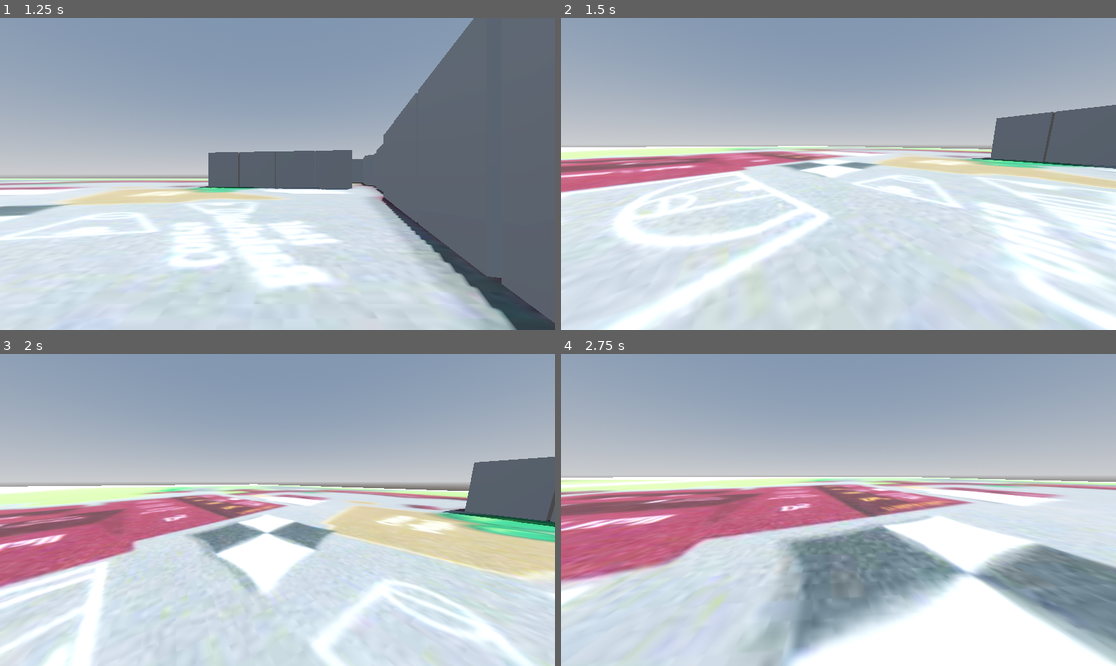
Above: before the commit, frames 1-4 (two rows, left to right).
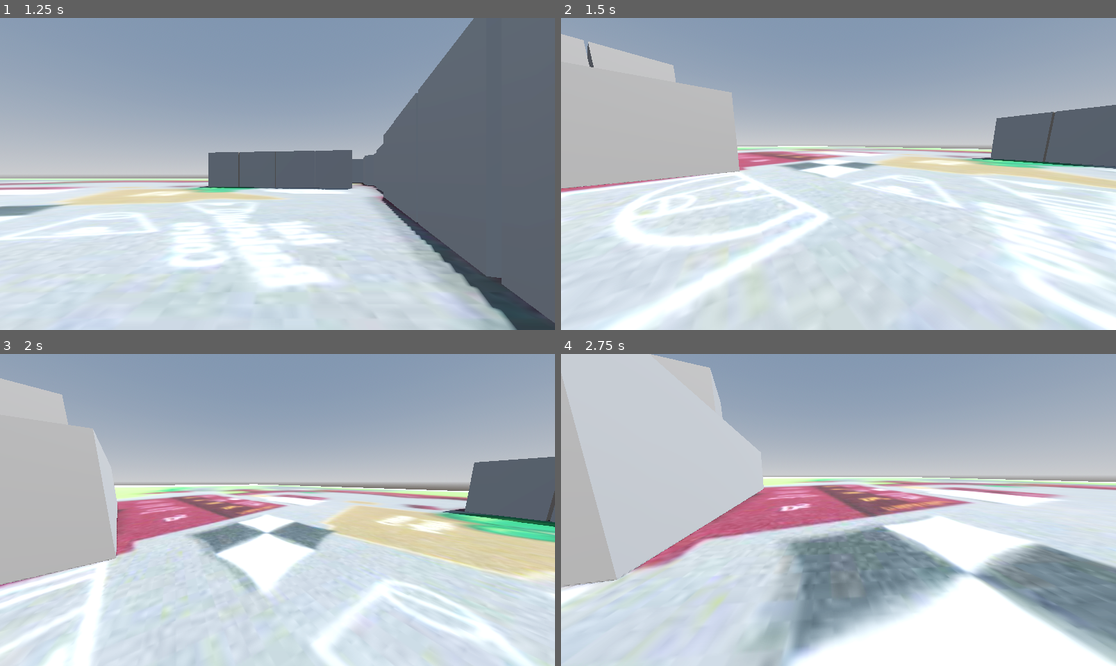
Above: after the commit, the same moments.

Repository: All-an-Huang/EXPLOREJPC
Game: Godot game, scene res://scenes/main_menu.tscn
Same seed, same stepped clock (60 frames per second), same inputs: the game is played once before the commit and once after it.
Inputs (mouse positions are in pixels of both pictures, inside the frame that each line leads up to):
- Up to frame 1 (1.25 s): click "start" at 0.5 s
- Up to frame 2 (1.5 s): move the mouse to (866, 174) at 1.27 s; hold W (forward) from 1.28 s (still down); hold Shift (sprint) from 1.28 s (still down)
- Up to frame 3 (2 s): keep holding W (forward); keep holding Shift (sprint); tap Space (jump) at 1.52 s
- Up to frame 4 (2.75 s): keep holding W (forward); move the mouse to (810, 510) at 2.02 s; release Shift (sprint) at 2.03 s; tap Shift (sprint) at 2.1 s; tap Space (jump) at 2.27 s

Frame 1 is identical in both runs. In frame 2, 6.1% of the frame differs, in the area x 0-33%, y 5-55%; in frame 3, 7.1%; in frame 4, 16%, in the area x 0-37%, y 0-75%.

Commit message:
E + INT block finished

Diff:
--- a/explorejpcgame/scenes/main_game.tscn
+++ b/explorejpcgame/scenes/main_game.tscn
@@ -172,3 +172,32 @@
 transform = Transform3D(-0.98778653, 0, 0.15581399, 0, 1, 0, -0.15581399, 0, -0.98778653, 39.63343, 2, -58.083546)
 use_collision = true
 size = Vector3(3.5986855, 4, 4.5963984)
+
+[node name="INTBLOCK" type="Node3D" parent="." unique_id=1617476046]
+
+[node name="INT1" type="CSGBox3D" parent="INTBLOCK" unique_id=1446128736]
+transform = Transform3D(-0.9860484, 0, 0.16645907, 0, 1, 0, -0.16645907, 0, -0.9860484, 20.53258, 2, -14.493331)
+use_collision = true
+size = Vector3(6.7978497, 4, 3.4125643)
+
+[node name="INT2" type="CSGBox3D" parent="INTBLOCK" unique_id=1660571823]
+transform = Transform3D(-0.9860484, 0, 0.16645907, 0, 1, 0, -0.16645907, 0, -0.9860484, 21.008478, 2, -10.269866)
+use_collision = true
+size = Vector3(7.5751944, 4, 4.52574)
+
+[node name="EBLOCK+GYM" type="Node3D" parent="." unique_id=1985558440]
+
+[node name="GYM" type="CSGBox3D" parent="EBLOCK+GYM" unique_id=635257562]
+transform = Transform3D(-0.2048035, 0, 0.97880316, 0, 1, 0, -0.97880316, 0, -0.2048035, 25.989904, 2, -25.700882)
+use_collision = true
+size = Vector3(13.124725, 4, 18.289381)
+
+[node name="E1" type="CSGBox3D" parent="EBLOCK+GYM" unique_id=468964529]
+transform = Transform3D(-0.40194774, 0, 0.91566265, 0, 1, 0, -0.91566265, 0, -0.40194774, 21.513357, 5.999897, -27.188583)
+use_collision = true
+size = Vector3(4.067374, 4, 6.0024815)
+
+[node name="E2" type="CSGBox3D" parent="EBLOCK+GYM" unique_id=130062392]
+transform = Transform3D(-0.40194774, 0, 0.91566265, 0, 1, 0, -0.91566265, 0, -0.40194774, 23.252197, 5.999897, -23.227392)
+use_collision = true
+size = Vector3(4.270717, 4, 6.0024815)
